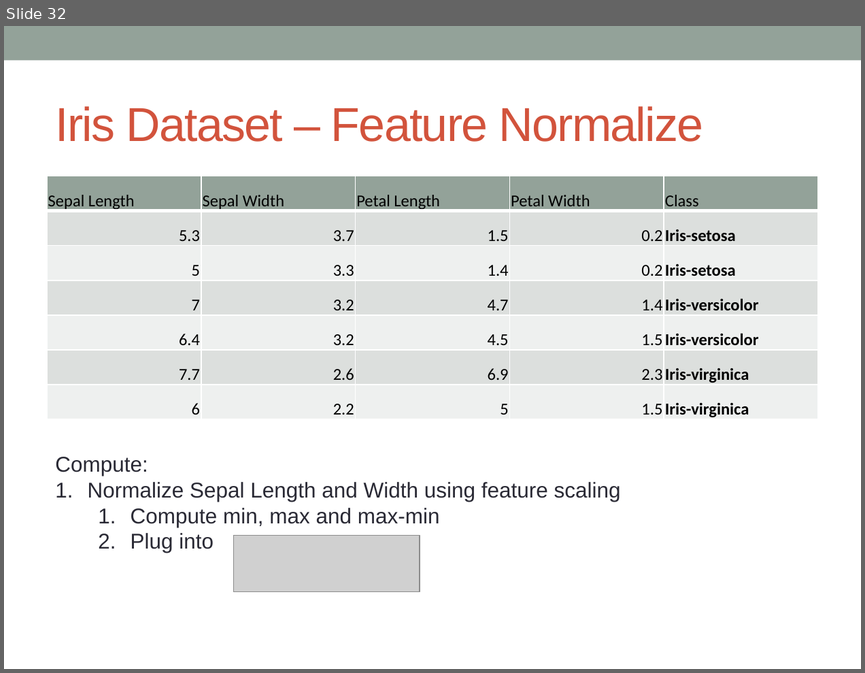
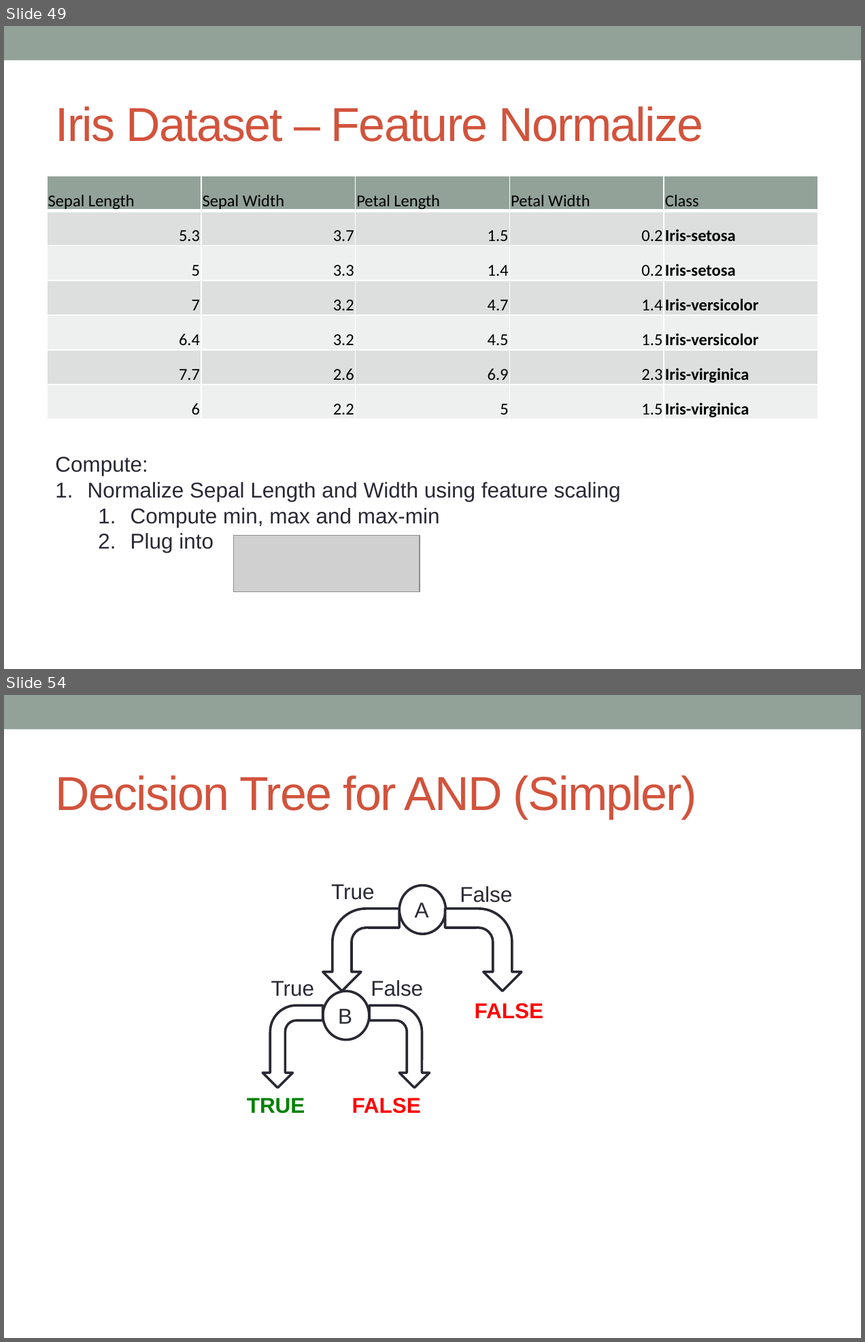
Before and after one commit to simonhughes22/IPD-Data-Science-Course, a slide deck: Machine Learning/Machine Learning Slides.pptx. Shown one above the other, each under a label of ours: slide 32 before the commit, slides 49 and 54 after it; the slides between them are not shown. The pictures are 865x673 and 865x1342 pixels, drawn with LibreOffice and Linux fonts; fonts in the diff are those of the drawing; grey boxes stand for pictures. Boxes give left, top, right and bottom in pixels: in the first picture for what was removed or moved away, otherwise in the second. Text is boxed around its words. In the diff, an @@ line names an element or a change of style, - is before the commit and + after.

```diff
--- a/Machine Learning/Machine Learning Slides.pptx
+++ b/Machine Learning/Machine Learning Slides.pptx
@@ slide 54 added at <box>4,695,861,1338</box>, background #FFFFFF; not listed: 1 template element that a slide beside it also shows @@
@@ title added at <box>56,775,697,819</box>, 40 pt, text #D2533C @@
+Decision Tree for AND (Simpler)
@@ text added at <box>331,884,375,900</box>, 18 pt, text #292934 @@
+True
@@ ellipse added at <box>399,885,445,934</box>, fill #FFFFFF, outline #292934 2.08 pt, 18 pt, text #292934 @@
+A
@@ text added at <box>460,886,512,902</box>, 18 pt, text #292934 @@
+False
@@ bent arrow added at <box>323,909,399,991</box>, fill #FFFFFF, outline #292934 2.08 pt @@
@@ bent arrow added at <box>445,909,521,991</box>, fill #FFFFFF, outline #292934 2.08 pt @@
@@ text added at <box>371,980,423,996</box>, 18 pt, text #292934 @@
+False
@@ text added at <box>271,981,315,996</box>, 18 pt, text #292934 @@
+True
@@ ellipse added at <box>323,991,369,1040</box>, fill #FFFFFF, outline #292934 2.08 pt, 18 pt, text #292934 @@
+B
@@ bent arrow added at <box>263,1005,323,1087</box>, fill #FFFFFF, outline #292934 2.08 pt @@
@@ bent arrow added at <box>369,1005,429,1087</box>, fill #FFFFFF, outline #292934 2.08 pt @@
@@ text added at <box>475,1003,543,1019</box>, 18 pt, text #FF0000, bold @@
+FALSE
@@ text added at <box>247,1098,305,1113</box>, 18 pt, text #008000, bold @@
+TRUE
@@ text added at <box>352,1098,421,1113</box>, 18 pt, text #FF0000, bold @@
+FALSE
@@ what was slide 32 is now slide 49 @@
```
Also in this commit, not shown: 6 slides changed, 45 other slides added, 3 other files.
